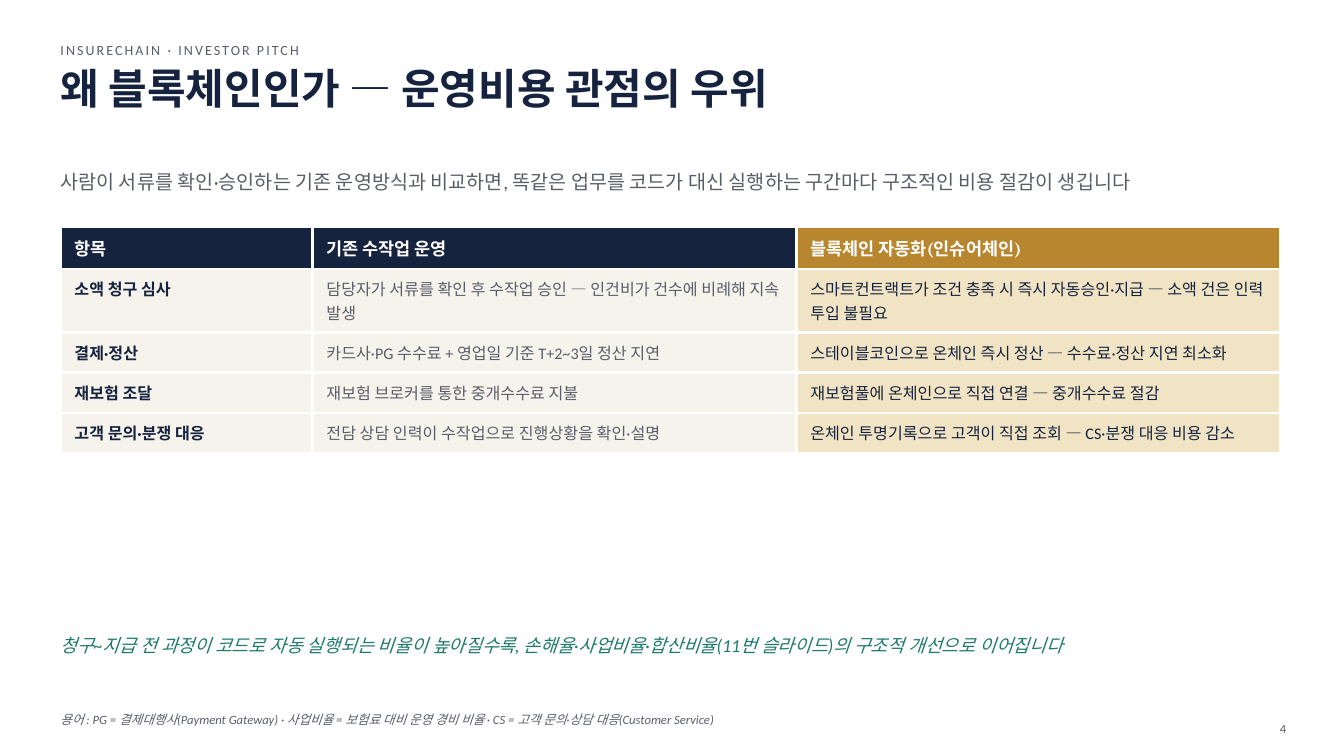
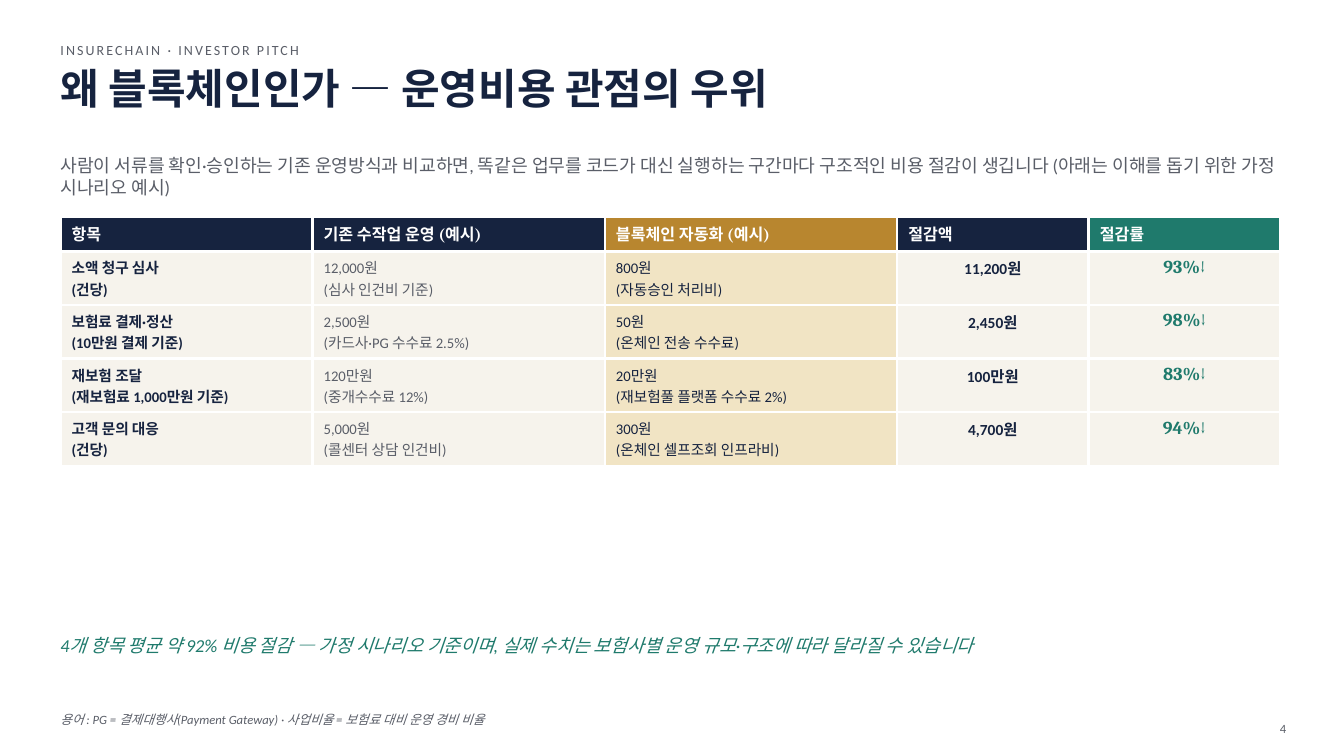
Before and after one commit to leeyonsei78/capstone_project_alpha, a slide deck: slide 4 of 인슈어체인_투자피칭_발표자료.pptx. Drawn at 1344x756 pixels with LibreOffice and Linux fonts; fonts in the diff are those of the drawing. Boxes give left, top, right and bottom in pixels: in the first picture for what was removed or moved away, otherwise in the second. Text is boxed around its words. In the diff, an @@ line names an element or a change of style, - is before the commit and + after.

```diff
--- a/인슈어체인_투자피칭_발표자료.pptx
+++ b/인슈어체인_투자피칭_발표자료.pptx
@@ text at [60,157,1274,196]: text changed; size 14 to 13 pt @@
-사람이 서류를 확인·승인하는 기존 운영방식과 비교하면, 똑같은 업무를 코드가 대신 실행하는 구간마다 구조적인 비용 절감이 생깁니다
+사람이 서류를 확인·승인하는 기존 운영방식과 비교하면, 똑같은 업무를 코드가 대신 실행하는 구간마다 구조적인 비용 절감이 생깁니다 (아래는 이해를 돕기 위한 가정 시나리오 예시)
@@ table at [60,217,1280,461] @@
-column 1: 항목 | 소액 청구 심사 | 결제·정산 | 재보험 조달 | 고객 문의·분쟁 대응
-column 2: 기존 수작업 운영 | 담당자가 서류를 확인 후 수작업 승인 — 인건비가 건수에 비례해 지속 발생 | 카드사·PG 수수료 + 영업일 기준 T+2~3일 정산 지연 | 재보험 브로커를 통한 중개수수료 지불 | 전담 상담 인력이 수작업으로 진행상황을 확인·설명
-column 3: 블록체인 자동화(인슈어체인) | 스마트컨트랙트가 조건 충족 시 즉시 자동승인·지급 — 소액 건은 인력 투입 불필요 | 스테이블코인으로 온체인 즉시 정산 — 수수료·정산 지연 최소화 | 재보험풀에 온체인으로 직접 연결 — 중개수수료 절감 | 온체인 투명기록으로 고객이 직접 조회 — CS·분쟁 대응 비용 감소
+column 1: 항목 | 소액 청구 심사 / (건당) | 보험료 결제·정산 / (10만원 결제 기준) | 재보험 조달 / (재보험료 1,000만원 기준) | 고객 문의 대응 / (건당)
+column 2: 기존 수작업 운영 (예시) | 12,000원 / (심사 인건비 기준) | 2,500원 / (카드사·PG 수수료 2.5%) | 120만원 / (중개수수료 12%) | 5,000원 / (콜센터 상담 인건비)
+column 3: 블록체인 자동화 (예시) | 800원 / (자동승인 처리비) | 50원 / (온체인 전송 수수료) | 20만원 / (재보험풀 플랫폼 수수료 2%) | 300원 / (온체인 셀프조회 인프라비)
+column 4: 절감액 | 11,200원 | 2,450원 | 100만원 | 4,700원
+column 5: 절감률 | 93%↓ | 98%↓ | 83%↓ | 94%↓
@@ table: place and size @@
-table at [60,227,1280,445]
+table at [60,217,1280,461]
@@ text at [90,637,974,654]: text changed @@
-청구~지급 전 과정이 코드로 자동 실행되는 비율이 높아질수록, 손해율·사업비율·합산비율(11번 슬라이드)의 구조적 개선으로 이어집니다
+4개 항목 평균 약 92% 비용 절감 — 가정 시나리오 기준이며, 실제 수치는 보험사별 운영 규모·구조에 따라 달라질 수 있습니다
@@ text at [60,713,484,726]: text changed @@
-용어 : PG = 결제대행사(Payment Gateway) · 사업비율 = 보험료 대비 운영 경비 비율 · CS = 고객 문의·상담 대응(Customer Service)
+용어 : PG = 결제대행사(Payment Gateway) · 사업비율 = 보험료 대비 운영 경비 비율
```
Also in this commit, not shown: 1 other slide changed.
